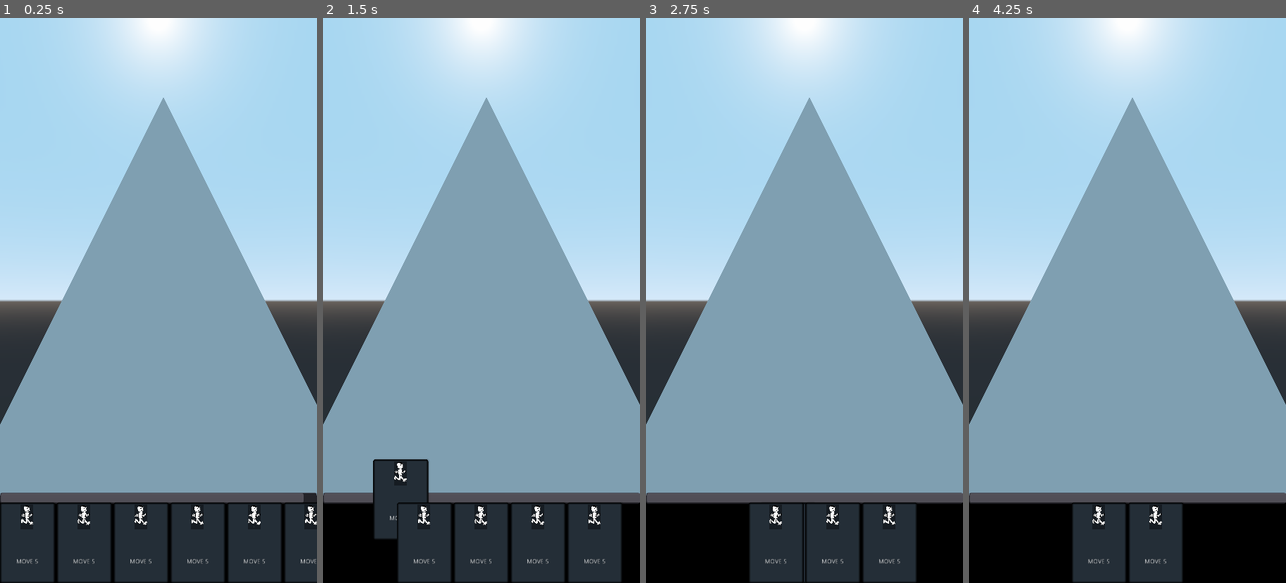
Above: before the commit, frames 1-4 (left to right).
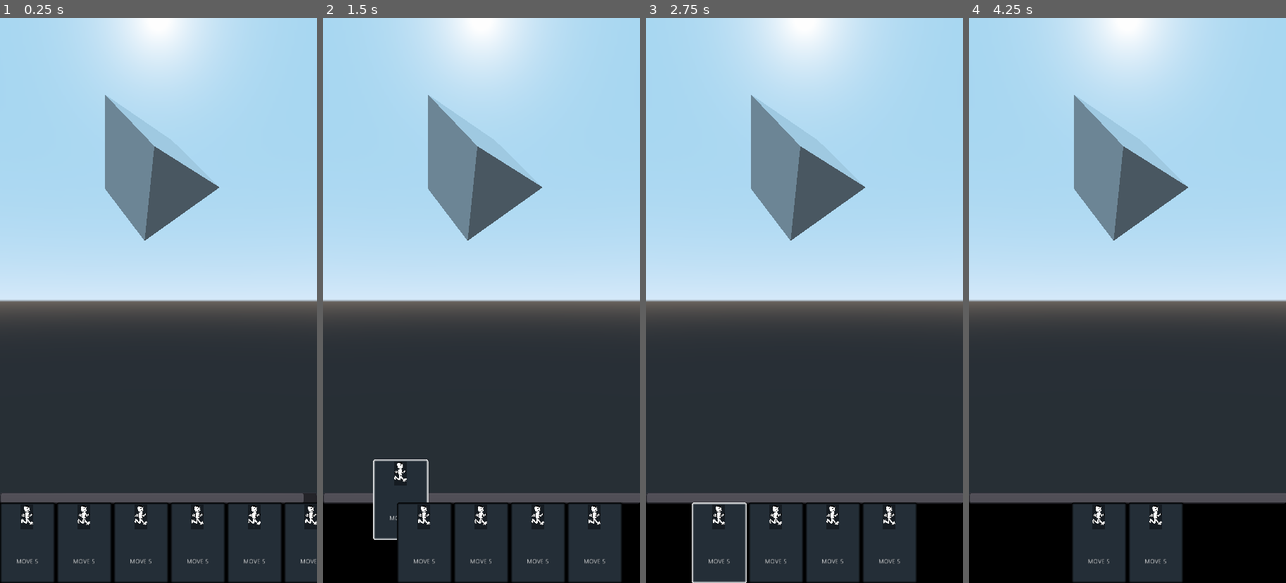
Above: after the commit, the same moments.

Repository: richardbonneau/space-rogue
Game: Godot game, scene res://Scenes/Main.tscn
Two runs of this game, one before a commit and one after it. Both use one fixed random seed, a clock stepped at 60 frames per second and the inputs below.
Inputs (mouse positions are in pixels of both pictures, inside the frame that each line leads up to):
- Up to frame 1 (0.25 s): no input
- Up to frame 2 (1.5 s): tap Enter at 0.5 s; drag from (351, 543) to (513, 176) at 0.52 s; drag from (367, 543) to (465, 413) at 1.27 s
- Up to frame 3 (2.75 s): move the mouse to (718, 543) at 2.02 s; click (718, 543) at 2.17 s
- Up to frame 4 (4.25 s): tap Space at 2.75 s; drag from (1098, 543) to (1032, 215) at 2.77 s; drag from (1127, 543) to (1143, 300) at 3.52 s

The runs differ from the first frame. In frame 1, 43% of the frame differs, in the area x 0-100%, y 13-85%; in frame 2, 42%; in frame 3, 46%, in the area x 0-100%, y 13-100%; in frame 4, 43%.

Commit message:
pretty happy with the cards handling

Diff:
--- a/Deck/Card.gd
+++ b/Deck/Card.gd
@@ -19,19 +19,16 @@
 
 func _ready():
 	position_before_drag = self.rect_position
-	recalculatePosition()
 
 
 
-func recalculatePosition():
-	self.rect_position = Vector2(self.get_position().x + 1000,self.get_position().y)
-	pass
 
 func _on_Card_gui_input(event):
 	if event is InputEventMouseButton and event.button_index == BUTTON_LEFT:
 		if event.pressed:
 			print("pressed")
 			drag_position = get_global_mouse_position() - rect_global_position
+			position_before_drag = self.rect_position
 			get_owner().held_object = self
 		else:
 			drag_position = null
@@ -51,7 +48,7 @@
 			state = AboutToBePlayed
 		else:
 			var node_new_style = self.get_stylebox("panel").duplicate()
-			node_new_style.set_border_color(Color("000"))
+			node_new_style.set_border_color(Color("fff"))
 			self.add_stylebox_override("panel", node_new_style)
 			state = InHand
 
--- a/Scenes/Hand.gd
+++ b/Scenes/Hand.gd
@@ -4,7 +4,7 @@
 var held_object = null
 
 onready var card = load("res://Deck/Card.tscn")
-onready var hand_width: float = get_viewport().size.x
+onready var hand_container_width: float = get_viewport().size.x
 var card_width: float
 
 var scrollbar : HScrollBar
@@ -25,10 +25,10 @@
 	var cards_in_hand:Array = self.get_children()
 	var num_of_cards: int = cards_in_hand.size()
 	var total_hand_width : float = card_width * num_of_cards
-	var maximum_num_of_cards : float = hand_width / card_width
+	var maximum_num_of_cards : float = hand_container_width / card_width
 
 	scrollbar.set_max(total_hand_width)
-	scrollbar.set_page(hand_width)
+	scrollbar.set_page(hand_container_width)
 	print("total_hand_width ",num_of_cards)
 
 
--- a/Scenes/Main.tscn
+++ b/Scenes/Main.tscn
@@ -17,7 +17,7 @@
 [node name="Camera" type="Camera" parent="GameBoard"]
 
 [node name="MeshInstance" type="MeshInstance" parent="GameBoard"]
-transform = Transform( 1, 0, 0, 0, 1, 0, 0, 0, 1, 0.0238879, 0, -2.98312 )
+transform = Transform( 0.815156, -0.29244, 0.5, 0.579228, 0.40558, -0.707107, 0.00399628, 0.866016, 0.5, -0.279565, 2.98495, -8.38049 )
 mesh = SubResource( 1 )
 material/0 = null
 
